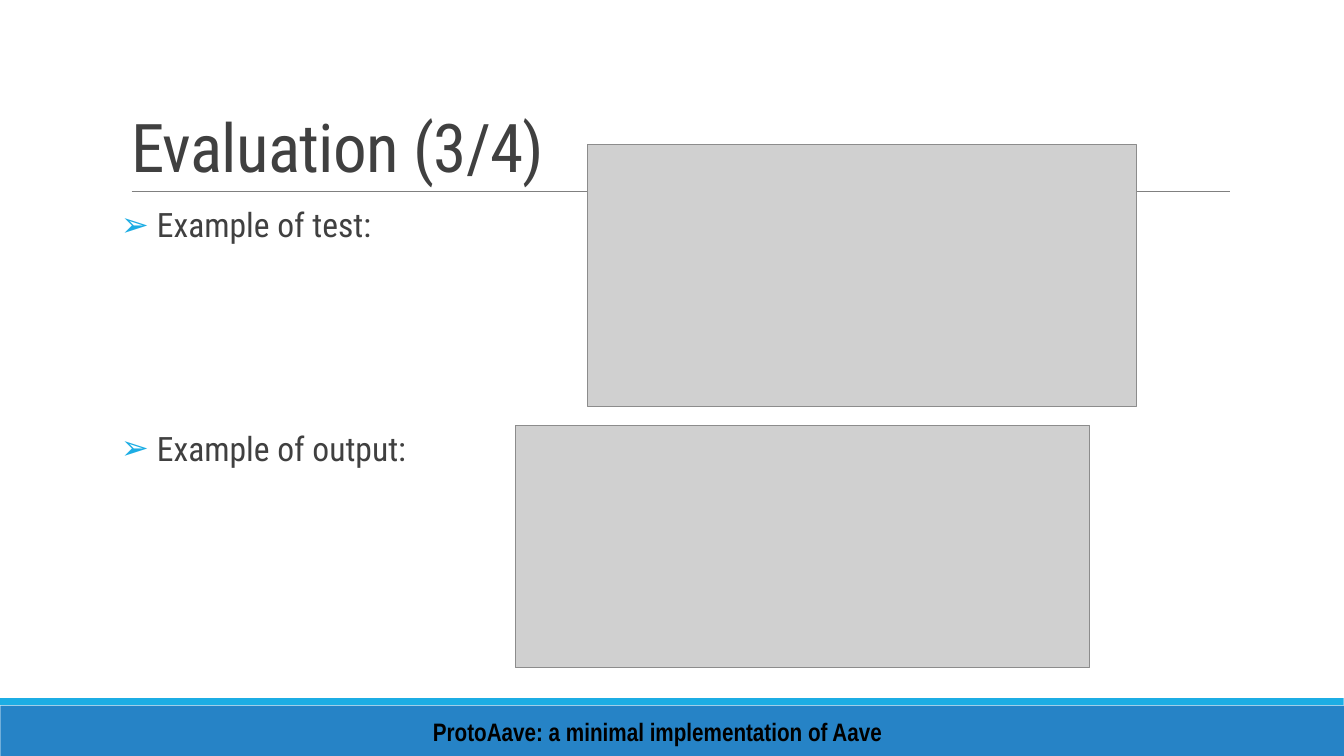
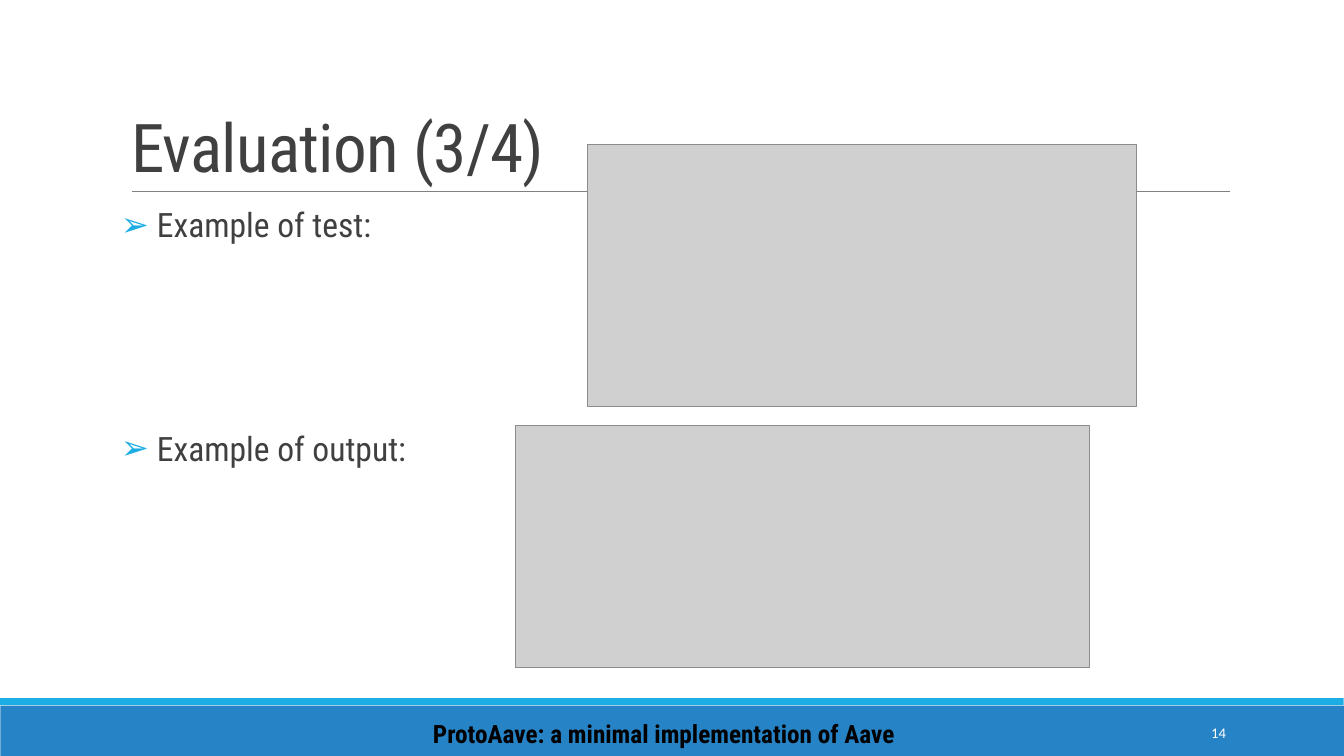
Before and after one commit to enricopiseddu/lendingPool, a slide deck: slide 14 of presentation.pptx. Drawn at 1344x756 pixels with LibreOffice and Linux fonts; fonts in the diff are those of the drawing; grey boxes stand for pictures. Boxes give left, top, right and bottom in pixels: in the first picture for what was removed or moved away, otherwise in the second. Text is boxed around its words. In the diff, an @@ line names an element or a change of style, - is before the commit and + after.

```diff
--- a/presentation.pptx
+++ b/presentation.pptx
@@ text "ProtoAave: a minimal implementation of ..." at box(433, 724, 894, 748): font Arial Narrow to Roboto Condensed @@
@@ page number added at box(1211, 728, 1226, 738), 10.5 pt, text #FFFFFF @@
+14
```
Also in this commit, not shown: 15 other slides changed.
